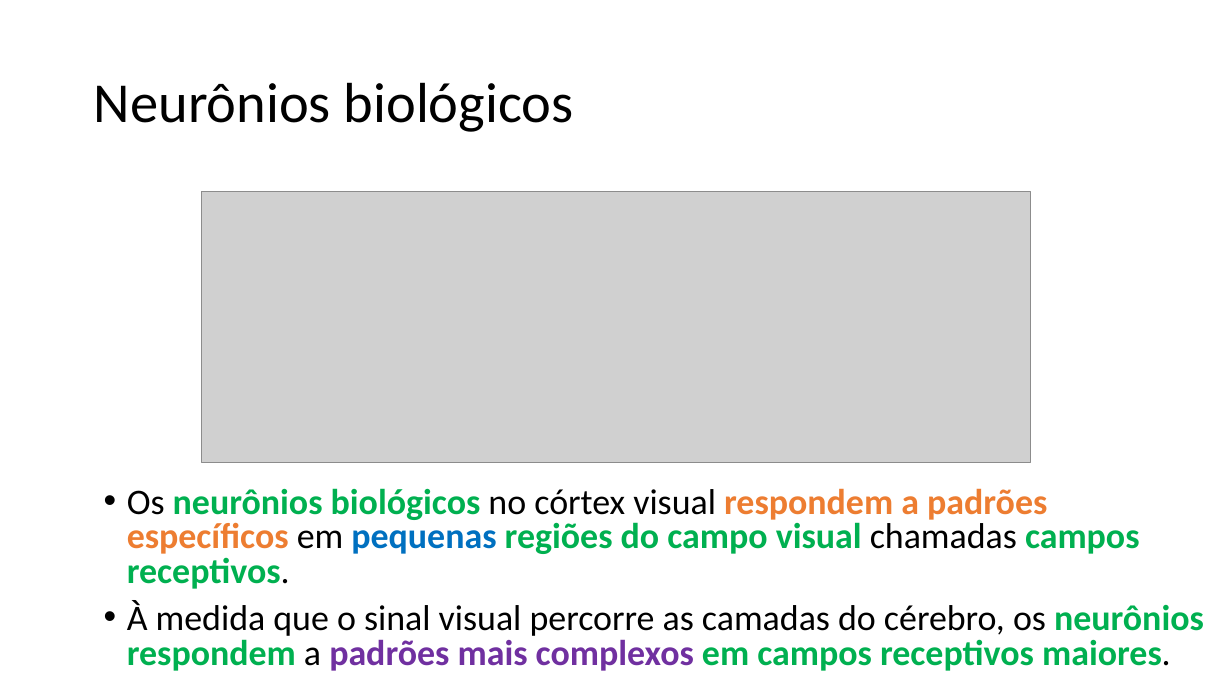
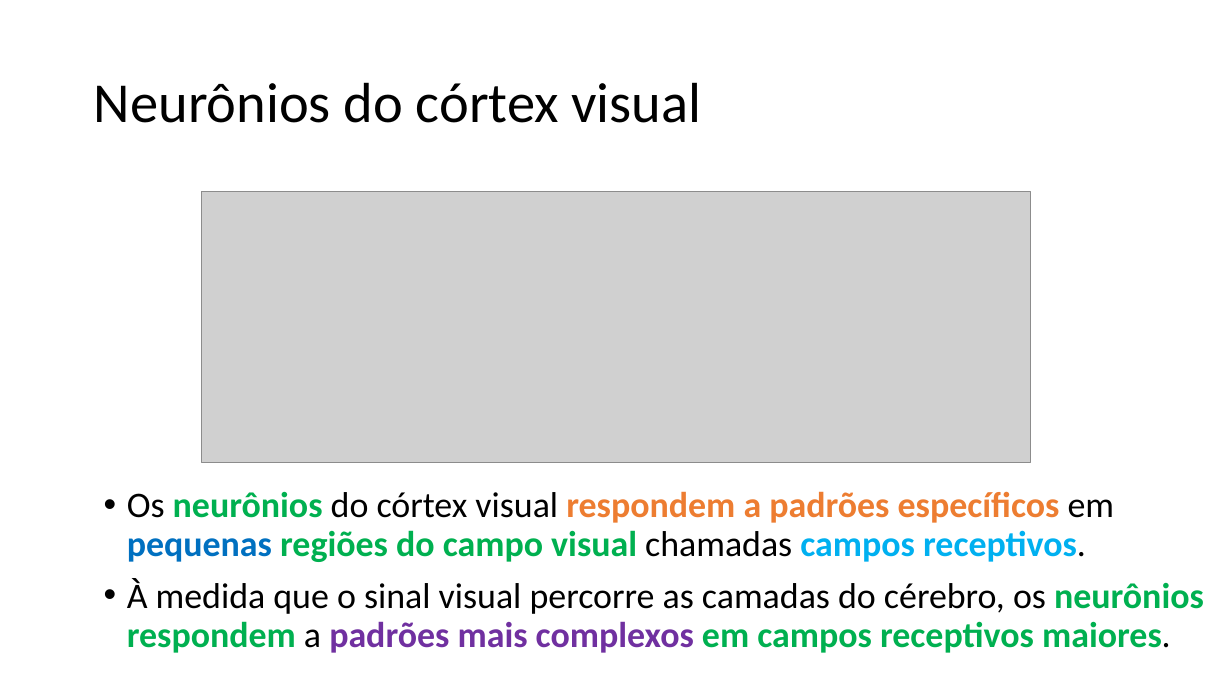
Before and after one commit to zz4fap/c24_inteligencia_artificial, a slide deck: slide 26 of slides/C24_CNN.pptx (slide 27 before the commit). Drawn at 1232x693 pixels with LibreOffice and Linux fonts; fonts in the diff are those of the drawing; grey boxes stand for pictures. Boxes give left, top, right and bottom in pixels: in the first picture for what was removed or moved away, otherwise in the second. Text is boxed around its words. In the diff, an @@ line names an element or a change of style, - is before the commit and + after.

```diff
--- a/slides/C24_CNN.pptx
+++ b/slides/C24_CNN.pptx
@@ title at bbox=[94, 82, 702, 123]: text changed @@
-Neurônios biológicos
+Neurônios do córtex visual
@@ text at bbox=[127, 491, 1115, 562]: text changed @@
-• Os neurônios biológicos no córtex visual respondem a padrões específicos em pequenas regiões do campo visual chamadas campos receptivos.
+• Os neurônios do córtex visual respondem a padrões específicos em pequenas regiões do campo visual chamadas campos receptivos.
@@ text at bbox=[127, 578, 1204, 653]: line spacing 0.8 to 0.9 @@
```
Also in this commit, not shown: 22 other slides changed, 1 slide removed.
